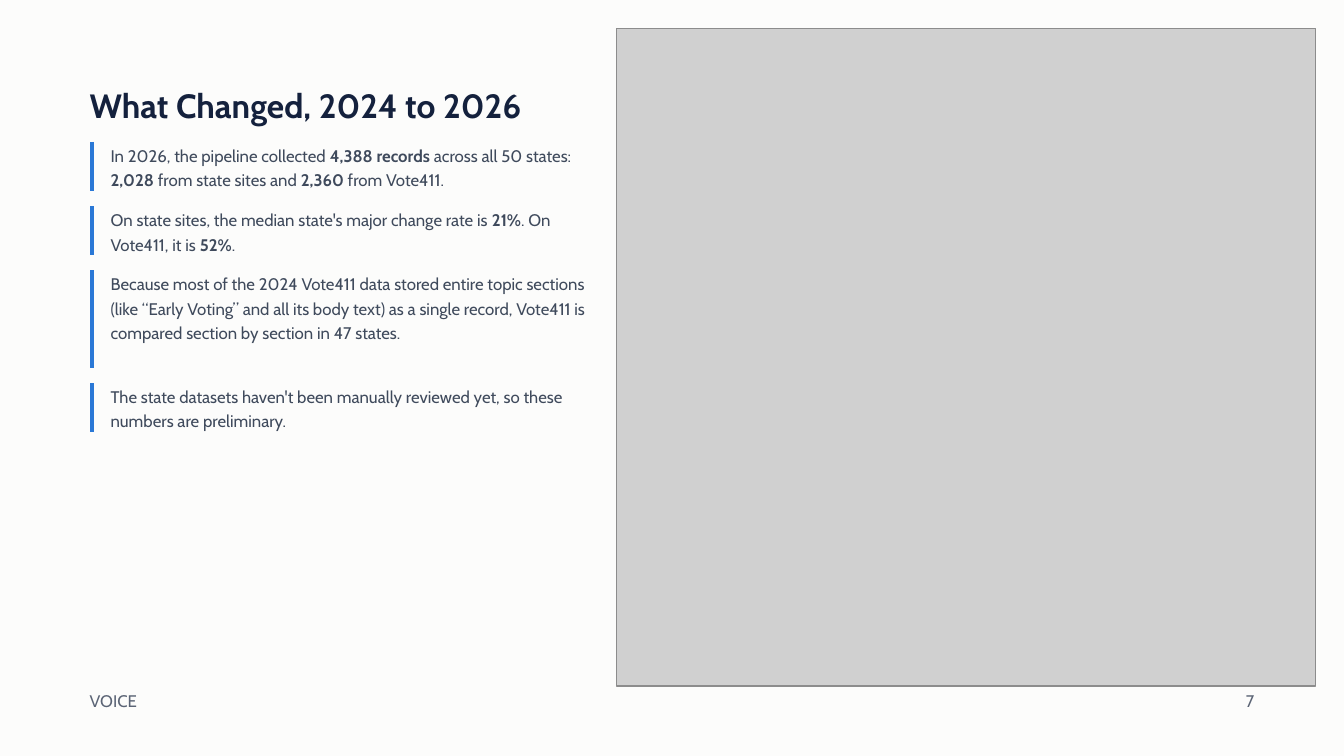
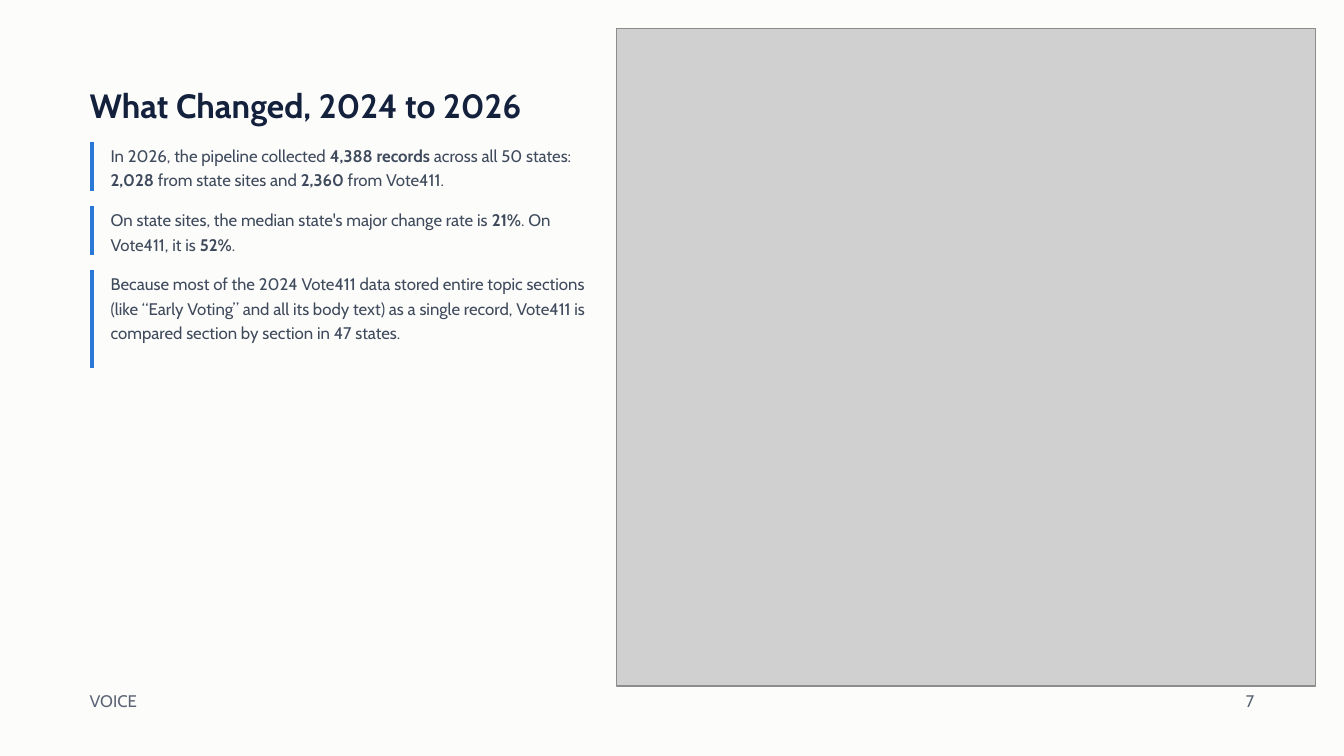
Before and after one commit to CEASLEY803/voter-faqs-2026, a slide deck: slide 7 of docs/Presentation.pptx. Drawn at 1344x756 pixels with LibreOffice and Linux fonts; fonts in the diff are those of the drawing; grey boxes stand for pictures. Boxes give left, top, right and bottom in pixels: in the first picture for what was removed or moved away, otherwise in the second. Text is boxed around its words. In the diff, an @@ line names an element or a change of style, - is before the commit and + after.

```diff
--- a/docs/Presentation.pptx
+++ b/docs/Presentation.pptx
@@ line removed from (92, 383) to (92, 432) @@
@@ text removed at bbox=[111, 390, 563, 431] @@
-The state datasets haven't been manually reviewed yet, so these numbers are preliminary.
```
Also in this commit, not shown: 3 other files.
